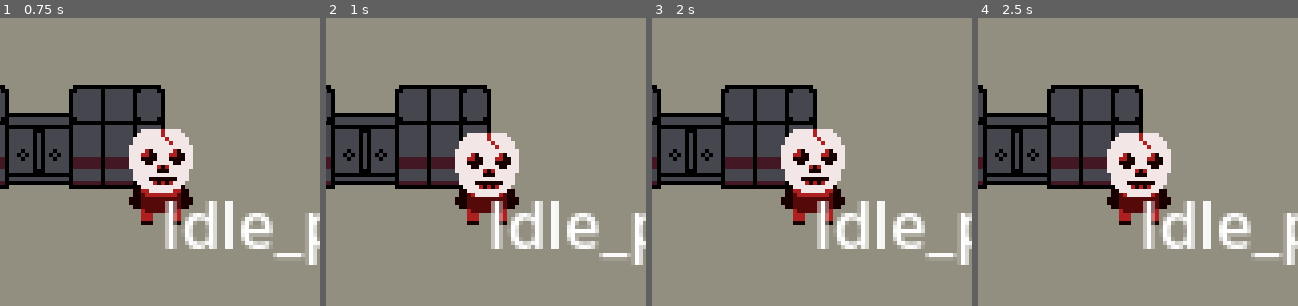
Above: before the commit, frames 1-4 (left to right).
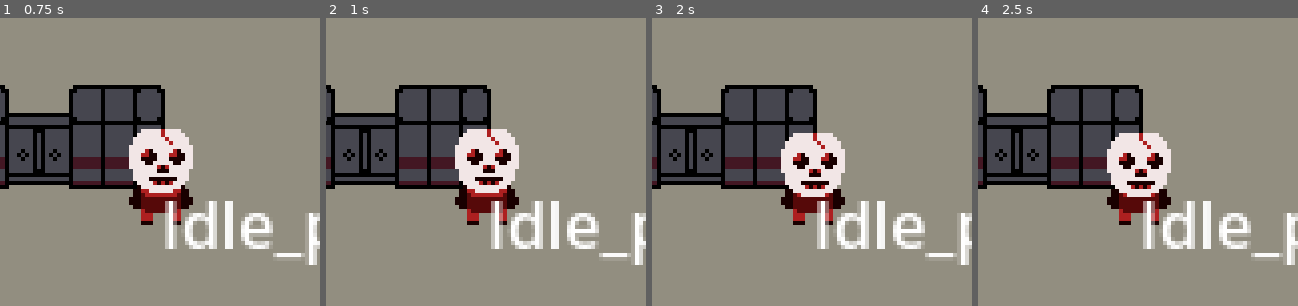
Above: after the commit, the same moments.

Repository: WillGuerreiros/GBJAM12
Game: Godot game, scene res://scenes/teste.tscn
The game is run twice, just before and just after one commit, with the same random seed, the same clock (stepped at 60 frames per second) and the same inputs.
Inputs:
- Up to frame 1 (0.75 s): no input
- Up to frame 2 (1 s): no input
- Up to frame 3 (2 s): no input
- Up to frame 4 (2.5 s): no input
The pictures show only the part of the screen within x 25-75%, y 22-72%; the shares and areas given below are measured in that part.

Frame 1 is identical in both runs. In frame 2, 1.4% of the frame differs, in the area x 40-61%, y 38-63%; in frame 3, 1.4%; in frame 4, nothing differs.

Commit message:
change the walk animation

Diff:
--- a/scenes/player.tscn
+++ b/scenes/player.tscn
@@ -14,11 +14,15 @@
 atlas = ExtResource("2_vcbi6")
 region = Rect2(54, 0, 18, 26)
 
-[sub_resource type="AtlasTexture" id="AtlasTexture_j0yup"]
+[sub_resource type="AtlasTexture" id="AtlasTexture_njnnc"]
 atlas = ExtResource("2_vcbi6")
 region = Rect2(18, 0, 18, 26)
 
-[sub_resource type="AtlasTexture" id="AtlasTexture_24yxh"]
+[sub_resource type="AtlasTexture" id="AtlasTexture_tqv4a"]
+atlas = ExtResource("2_vcbi6")
+region = Rect2(54, 0, 18, 26)
+
+[sub_resource type="AtlasTexture" id="AtlasTexture_1o2nv"]
 atlas = ExtResource("2_vcbi6")
 region = Rect2(36, 0, 18, 26)
 
@@ -37,14 +41,20 @@
 }, {
 "frames": [{
 "duration": 1.0,
-"texture": SubResource("AtlasTexture_j0yup")
+"texture": SubResource("AtlasTexture_njnnc")
 }, {
 "duration": 1.0,
-"texture": SubResource("AtlasTexture_24yxh")
+"texture": SubResource("AtlasTexture_tqv4a")
+}, {
+"duration": 1.0,
+"texture": SubResource("AtlasTexture_1o2nv")
+}, {
+"duration": 1.0,
+"texture": SubResource("AtlasTexture_tqv4a")
 }],
 "loop": true,
 "name": &"walk_down",
-"speed": 6.0
+"speed": 4.0
 }]
 
 [sub_resource type="CapsuleShape2D" id="CapsuleShape2D_osike"]
@@ -73,8 +83,8 @@
 
 [node name="spriteanim" type="AnimatedSprite2D" parent="."]
 sprite_frames = SubResource("SpriteFrames_wjvs4")
-animation = &"idle"
-frame_progress = 0.16018
+animation = &"walk_down"
+frame_progress = 0.993398
 
 [node name="player_shape" type="CollisionShape2D" parent="."]
 shape = SubResource("CapsuleShape2D_osike")
Not shown: 1 places in scenes/player.tscn that only renumber resources
